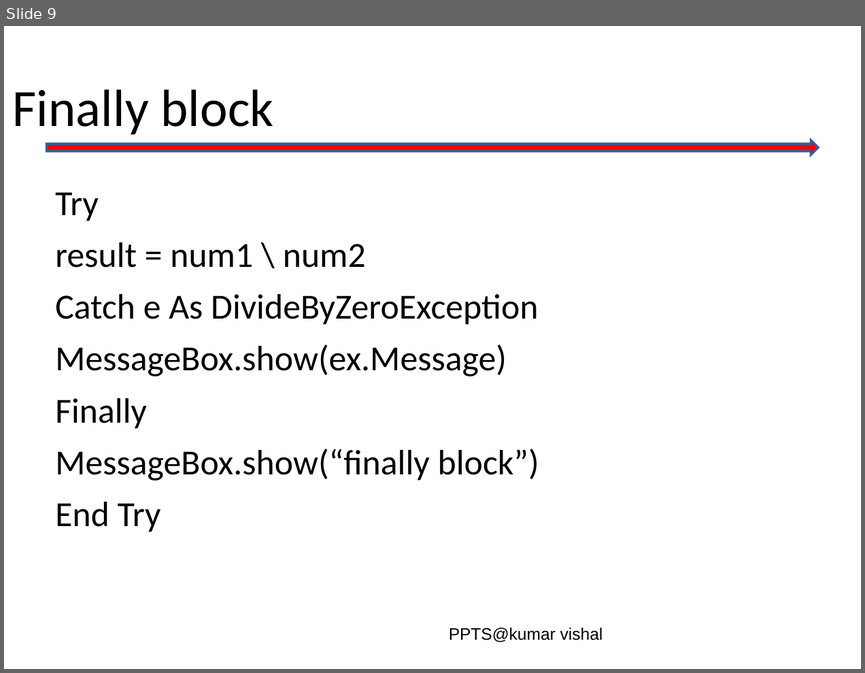
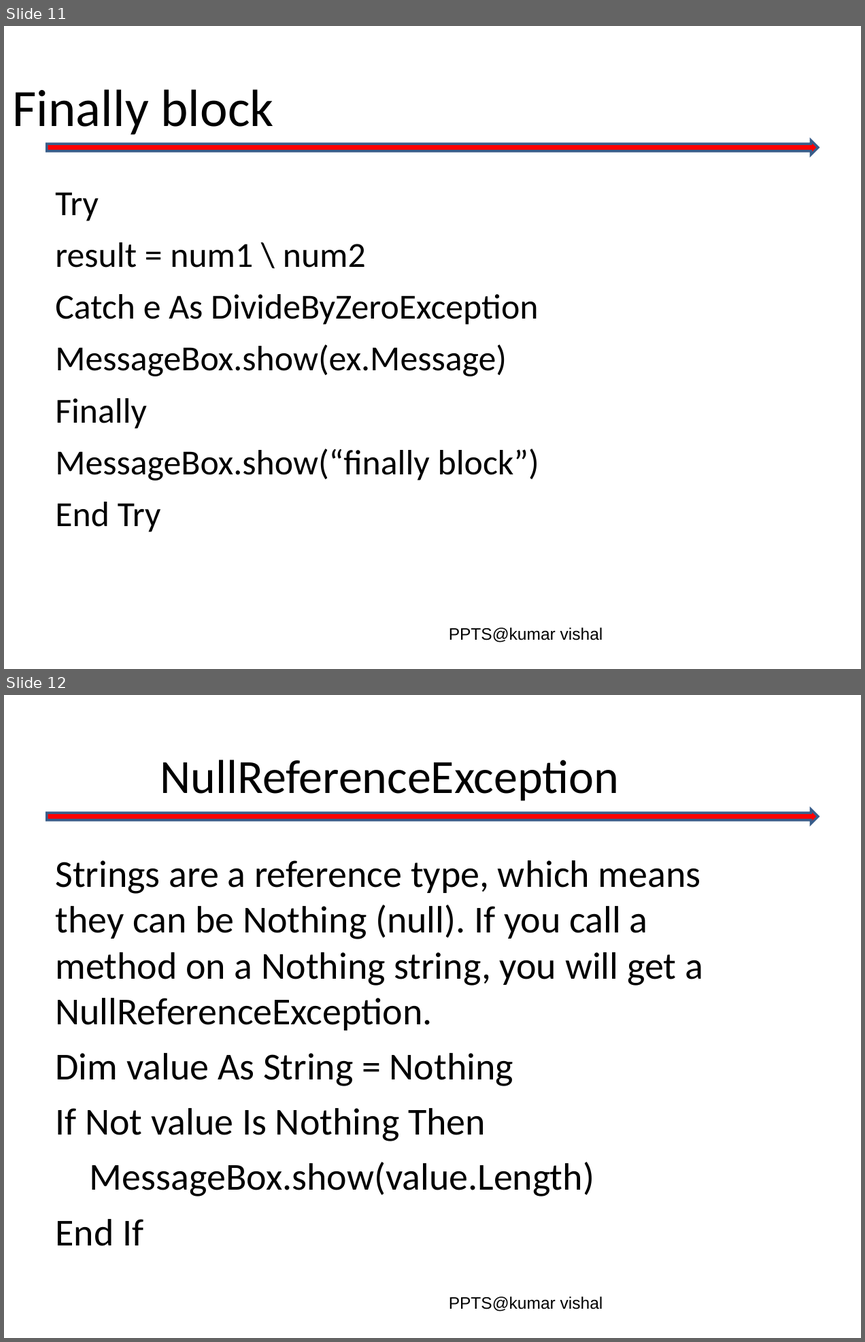
Before and after one commit to vishalamc/visualbasic, a slide deck: Exception handling.ppt. Shown one above the other, each under a label of ours: slide 9 before the commit, slides 11 and 12 after it. The pictures are 865x673 and 865x1342 pixels, drawn with LibreOffice and Linux fonts; fonts in the diff are those of the drawing; background and template pictures are left out. Boxes give left, top, right and bottom in pixels: in the first picture for what was removed or moved away, otherwise in the second. Text is boxed around its words. In the diff, an @@ line names an element or a change of style, - is before the commit and + after.

```diff
--- a/Exception handling.ppt
+++ b/Exception handling.ppt
@@ slide 12 added at bbox=[4, 695, 861, 1338], background #FFFFFF; not listed: 2 template elements that a slide beside it also shows @@
@@ title added at bbox=[160, 760, 619, 801], 40 pt, text #000000 @@
+NullReferenceException
@@ text added at bbox=[55, 860, 703, 1246], 32 pt, text #000000 @@
+Strings are a reference type, which means they can be Nothing (null). If you call a method on a Nothing string, you will get a NullReferenceException.
+Dim value As String = Nothing
+If Not value Is Nothing Then
+MessageBox.show(value.Length)
+End If
@@ what was slide 9 is now slide 11 @@
```
Also in this commit, not shown: 4 slides changed, 6 other slides added, 1 slide removed, 7 other files.
